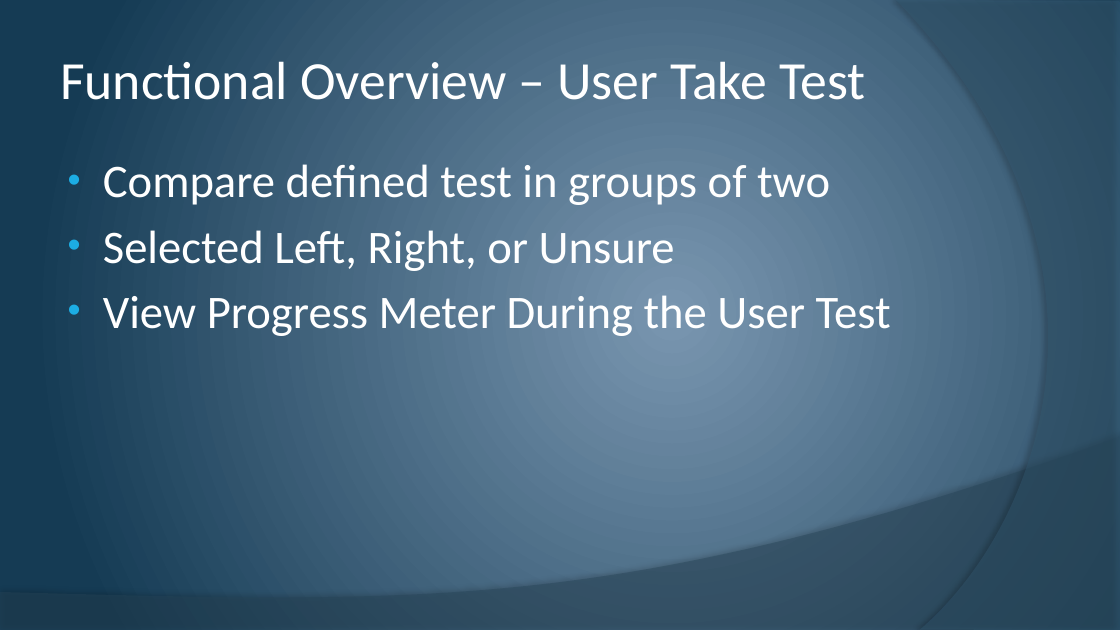
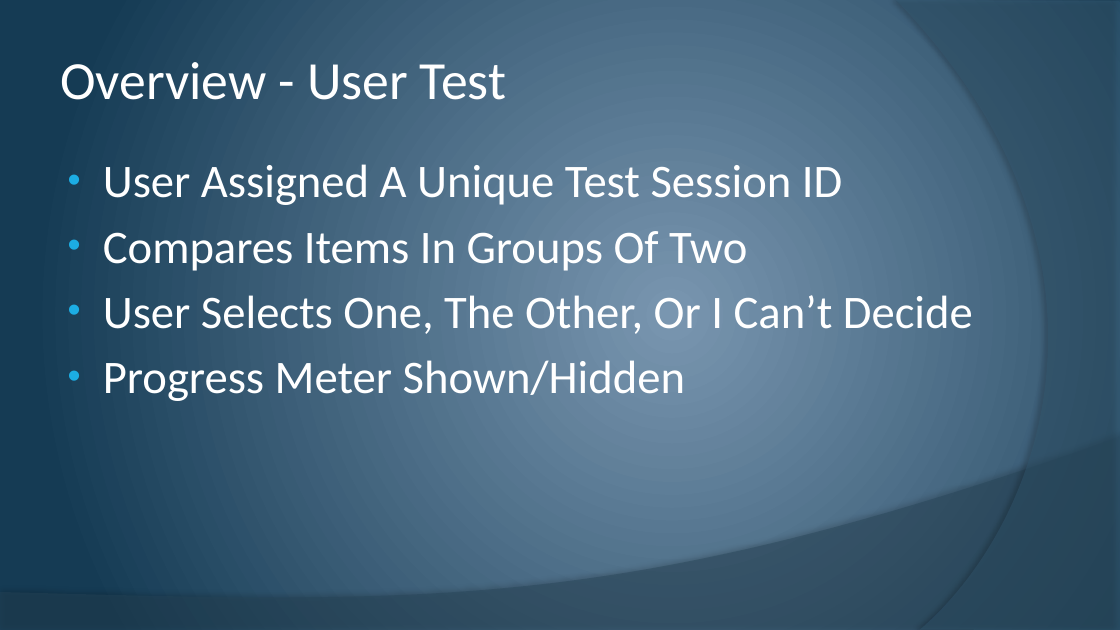
Before and after one commit to cstultz/cis234, a slide deck: slide 9 of assigns/assign10/t1-a10.pptx (slide 8 before the commit). Drawn at 1120x630 pixels with LibreOffice and Linux fonts; fonts in the diff are those of the drawing. Boxes give left, top, right and bottom in pixels: in the first picture for what was removed or moved away, otherwise in the second. Text is boxed around its words. In the diff, an @@ line names an element or a change of style, - is before the commit and + after.

```diff
--- a/assigns/assign10/t1-a10.pptx
+++ b/assigns/assign10/t1-a10.pptx
@@ title at (x1=60, y1=62, x2=506, y2=100): text changed @@
-Functional Overview – User Take Test
+Overview - User Test
@@ text at (x1=103, y1=164, x2=973, y2=401): text changed @@
-• Compare defined test in groups of two
-• Selected Left, Right, or Unsure
-• View Progress Meter During the User Test
+• User Assigned A Unique Test Session ID
+• Compares Items In Groups Of Two
+• User Selects One, The Other, Or I Can’t Decide
+• Progress Meter Shown/Hidden
```
Also in this commit, not shown: 10 other slides changed, 2 slides added, 1 slide removed.
